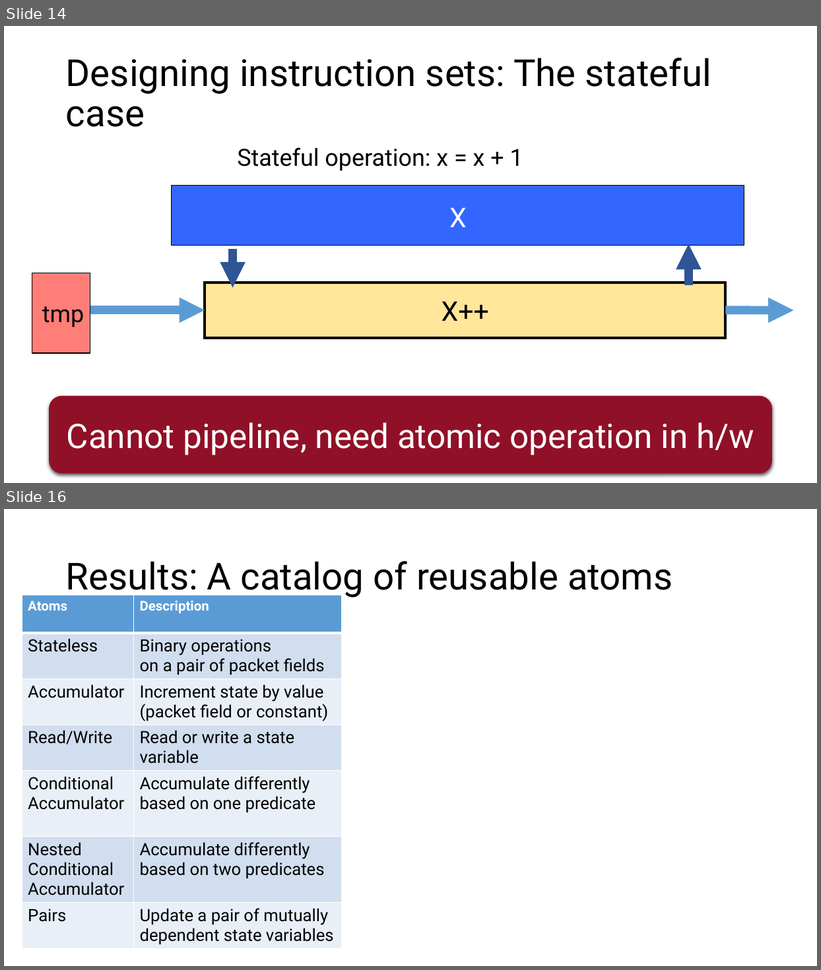
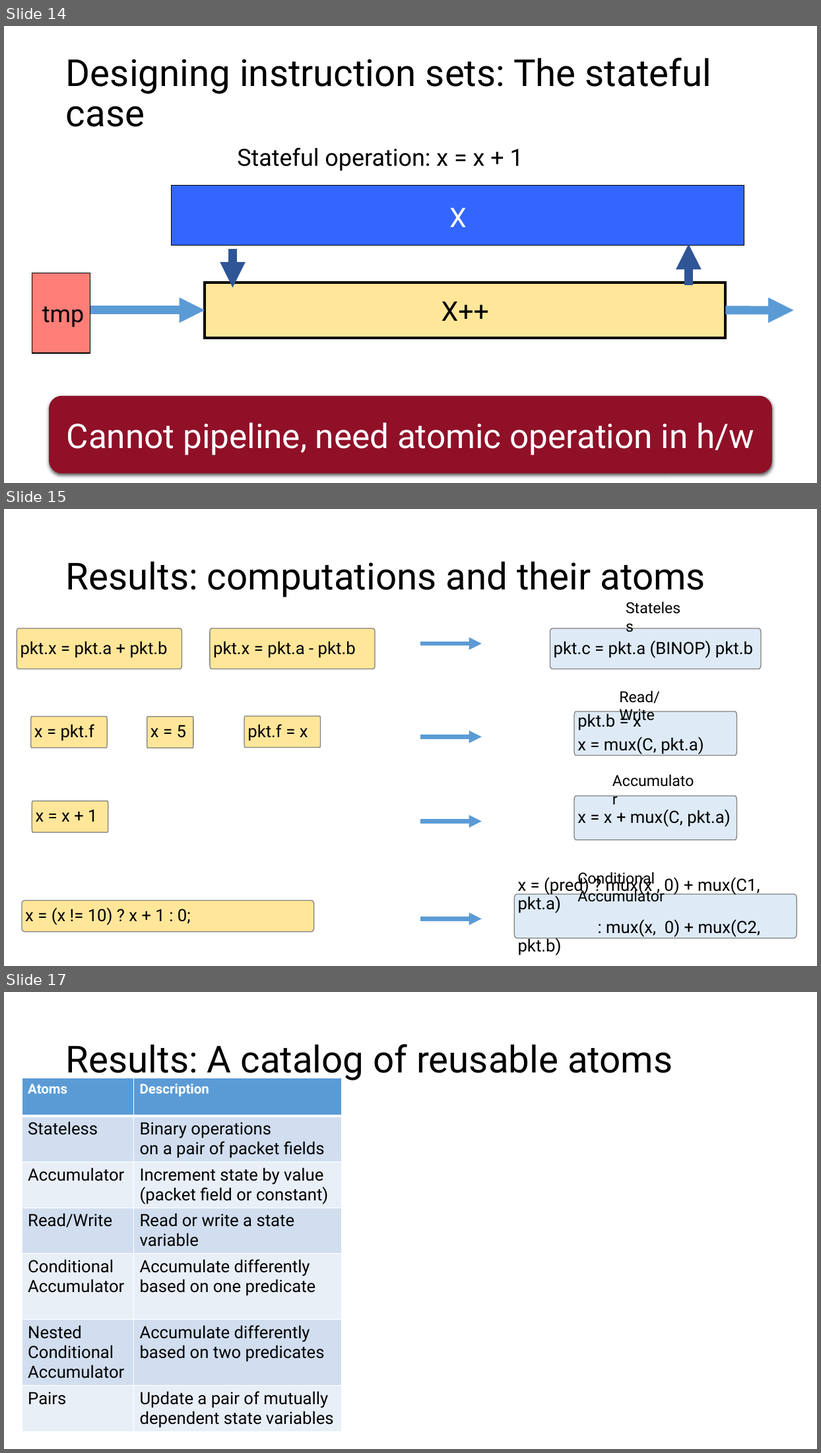
Before and after one commit to anirudhSK/pifo-domino-marple-ppts, a slide deck: uw_talk.pptx. Shown one above the other, each under a label of ours: slides 14 and 16 before the commit, slides 14, 15 and 17 after it; the slides between them are not shown. The pictures are 821x970 and 821x1453 pixels, drawn with LibreOffice and Linux fonts; fonts in the diff are those of the drawing. Boxes give left, top, right and bottom in pixels: in the first picture for what was removed or moved away, otherwise in the second. Text is boxed around its words. In the diff, an @@ line names an element or a change of style, - is before the commit and + after.

```diff
--- a/uw_talk.pptx
+++ b/uw_talk.pptx
@@ slide 15 added at bbox=[4, 509, 817, 966], background #FFFFFF @@
@@ title added at bbox=[66, 561, 706, 597], 44 pt, text #000000 @@
+Results: computations and their atoms
@@ text added at bbox=[620, 595, 692, 620], 18 pt, text #000000 @@
+Stateless
@@ freeform shape added at bbox=[17, 628, 182, 669], fill #FFE699, outline #808080 1 pt, 20 pt, text #000000 @@
+pkt.x = pkt.a + pkt.b
@@ freeform shape added at bbox=[210, 628, 376, 669], fill #FFE699, outline #808080 1 pt, 20 pt, text #000000 @@
+pkt.x = pkt.a - pkt.b
@@ arrow added from (420, 644) to (482, 644), #5B9BD5 5 pt @@
@@ freeform shape added at bbox=[550, 628, 762, 669], fill #DEEBF7, outline #808080 1 pt, 20 pt, text #000000 @@
+pkt.c = pkt.a (BINOP) pkt.b
@@ text added at bbox=[619, 691, 660, 724], 18 pt, text #000000 @@
+Read/Write
@@ freeform shape added at bbox=[31, 717, 107, 748], fill #FFE699, outline #808080 1 pt, 20 pt, text #000000 @@
+x = pkt.f
@@ freeform shape added at bbox=[147, 717, 193, 748], fill #FFE699, outline #808080 1 pt, 20 pt, text #000000 @@
+x = 5
@@ freeform shape added at bbox=[244, 716, 321, 747], fill #FFE699, outline #808080 1 pt, 20 pt, text #000000 @@
+pkt.f = x
@@ freeform shape added at bbox=[574, 712, 737, 755], fill #DEEBF7, outline #808080 1 pt, 20 pt, text #000000 @@
+pkt.b = x
+x = mux(C, pkt.a)
@@ arrow added from (420, 737) to (482, 737), #5B9BD5 5 pt @@
@@ freeform shape added at bbox=[32, 801, 108, 832], fill #FFE699, outline #808080 1 pt, 20 pt, text #000000 @@
+x = x + 1
@@ freeform shape added at bbox=[574, 796, 737, 840], fill #DEEBF7, outline #808080 1 pt, 20 pt, text #000000 @@
+x = x + mux(C, pkt.a)
@@ arrow added from (420, 821) to (482, 821), #5B9BD5 5 pt @@
@@ text added at bbox=[578, 872, 655, 887], 18 pt, text #000000 @@
+Conditional Accumulator
@@ freeform shape added at bbox=[22, 900, 314, 931], fill #FFE699, outline #808080 1 pt, 20 pt, text #000000 @@
+x = (x != 10) ? x + 1 : 0;
@@ freeform shape added at bbox=[515, 894, 797, 939], fill #DEEBF7, outline #808080 1 pt, 20 pt, text #000000 @@
+x = (pred) ? mux(x , 0) + mux(C1, pkt.a)
+: mux(x, 0) + mux(C2, pkt.b)
@@ text added at bbox=[578, 889, 664, 902], 18 pt, text #000000 @@
+Accumulator
@@ arrow added from (420, 920) to (482, 920), #5B9BD5 5 pt @@
@@ what was slide 16 is now slide 17 @@
```
Also in this commit, not shown: 3 slides changed.
